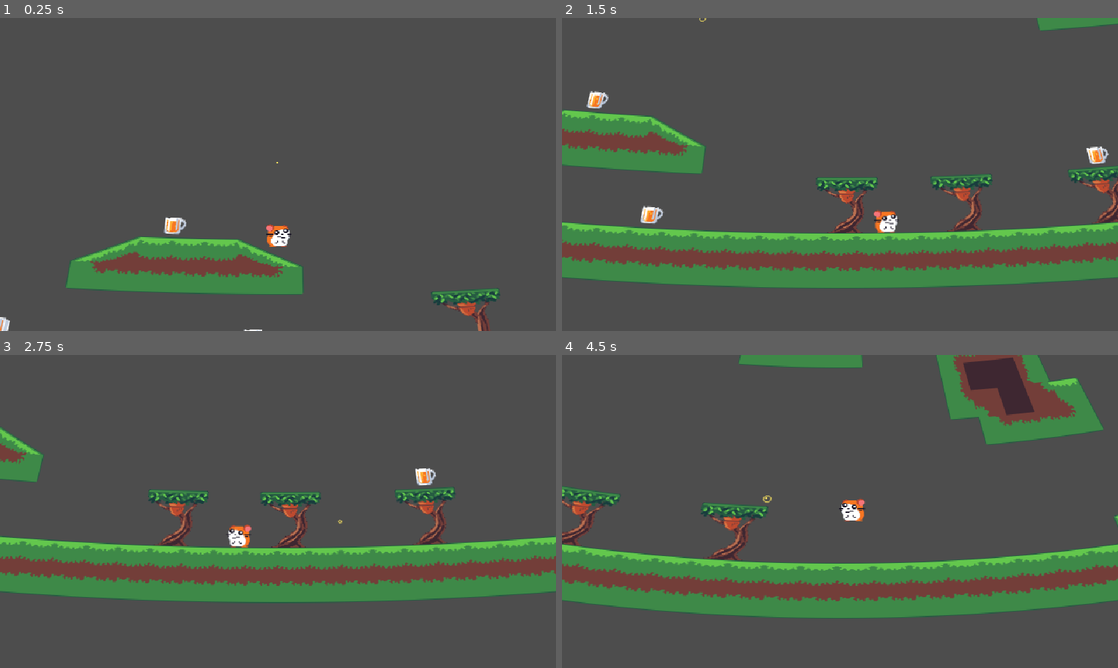
Above: before the commit, frames 1-4 (two rows, left to right).
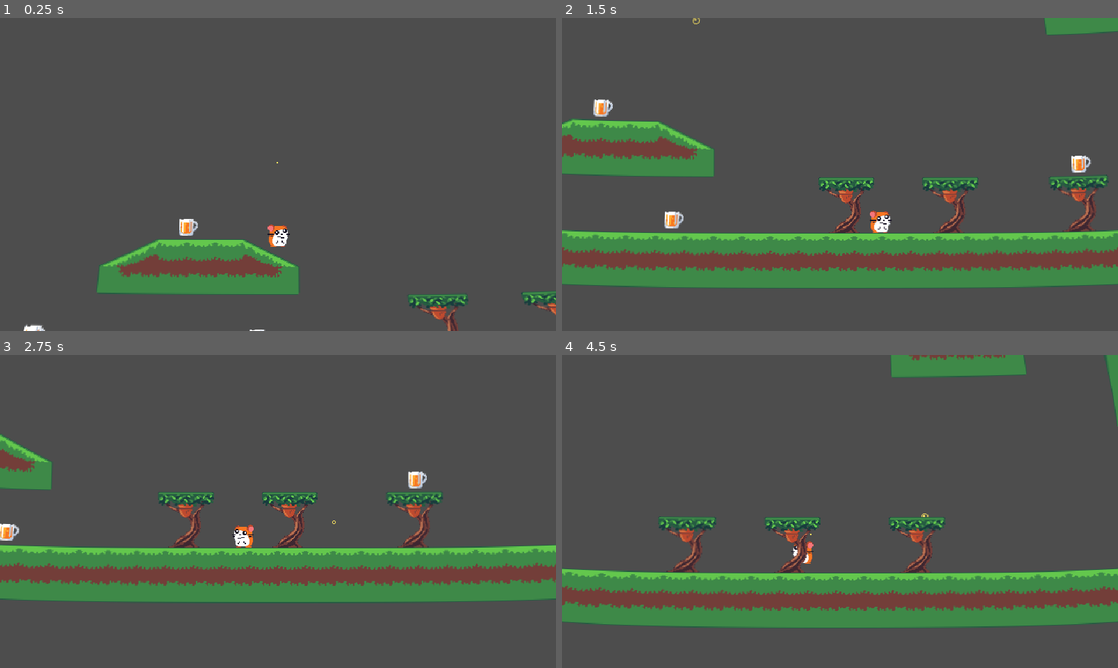
Above: after the commit, the same moments.

Repository: Codex112008/GMTK-2025-Game-Jam
Game: Godot game, scene res://Scenes/Game.tscn
Same seed, same stepped clock (60 frames per second), same inputs: the game is played once before the commit and once after it.
Inputs:
- Up to frame 1 (0.25 s): no input
- Up to frame 2 (1.5 s): hold D (right) from 0.53 s (still down); tap Space (jump) at 0.6, 0.77, 1.07, 1.35 s
- Up to frame 3 (2.75 s): tap Space (jump) at 1.52, 1.82, 2.1 s; release D (right) at 2.03 s; hold A (left) from 2.03 s (still down)
- Up to frame 4 (4.5 s): release A (left) at 2.78 s; hold D (right) 2.78-4.28 s; tap Space (jump) at 2.85, 3.02, 3.32, 3.6, 3.77, 4.07, 4.35 s; hold A (left) from 4.28 s (still down)

The runs differ from the first frame. In frame 1, 4.2% of the frame differs, in the area x 0-100%, y 46-100%; in frame 2, 12%; in frame 3, 10%; in frame 4, 31%, in the area x 0-100%, y 0-88%.

Commit message:
Fixed shaders

Diff:
--- a/PlanetCurve.gdshader
+++ b/PlanetCurve.gdshader
@@ -1,17 +1,32 @@
 shader_type canvas_item;
 
 uniform sampler2D screen_texture : hint_screen_texture, filter_nearest;
-uniform float radius = 3.0;
+uniform float radius = 0.2; // Adjust as needed (smaller values = smaller planet)
+uniform float distortion_strength = 0.5; // Controls overall intensity
 
 void fragment() {
-	vec2 uv = SCREEN_UV;
-	uv.y = 1.0 - uv.y; // seems like the origin changed in Godot 4.
-	vec2 surface = vec2(0.5, 0.8);
-	vec2 center = surface + vec2(0, radius);
-	float base = length(uv - center);
-	float height = base - radius;
-	float xdiff = (uv.x - surface.x) / base * height;
-	uv = clamp(vec2 (uv.x - xdiff, surface.y - height), vec2(0.0, 0.0), vec2(1.0, 1.0));
-	uv.y = 1.0 - uv.y; // flip back after all calculations
-	COLOR.rgb = textureLod(screen_texture, uv, 0.0).rgb;
+    vec2 uv = SCREEN_UV;
+    uv.y = 1.0 - uv.y; // Flip for Godot 4 coordinate system
+
+    vec2 screen_center = vec2(0.5, 0.5);
+    vec2 planet_center = vec2(0.5, 0.8 + radius); // Planet sphere center
+
+    // Calculate distance from screen center (for masking)
+    float screen_dist = distance(uv, screen_center);
+    float mask = pow(screen_dist, 2.0); // Quadratic falloff for smoother effect
+
+    // Calculate planet distortion as before
+    float base = distance(uv, planet_center);
+    float height = base - radius;
+    vec2 distorted_uv = uv;
+    if (base > 0.001) { // Avoid division by zero
+        float xdiff = (uv.x - 0.5) / base * height;
+        distorted_uv = clamp(vec2(uv.x - xdiff, 0.8 - height), vec2(0.0), vec2(1.0));
+    }
+
+    // Blend between original and distorted UVs using radial mask
+    vec2 final_uv = mix(uv, distorted_uv, mask * distortion_strength);
+    final_uv.y = 1.0 - final_uv.y; // Flip back before sampling
+
+    COLOR.rgb = textureLod(screen_texture, final_uv, 0.0).rgb;
 }
--- a/Scenes/Beer.tscn
+++ b/Scenes/Beer.tscn
@@ -31,7 +31,6 @@
 collision_layer = 255
 collision_mask = 255
 script = ExtResource("1_d2pg4")
-beer_strength = 1.5
 camera_offset_amount = 3.0
 
 [node name="AnimatedSprite2D" type="AnimatedSprite2D" parent="."]
--- a/Scenes/Game.tscn
+++ b/Scenes/Game.tscn
@@ -10,6 +10,7 @@
 resource_local_to_scene = true
 shader = ExtResource("1_iukft")
 shader_parameter/radius = 3.0
+shader_parameter/distortion_strength = 1.0
 
 [node name="game" type="Node2D"]
 
--- a/Scripts/Beer.gd
+++ b/Scripts/Beer.gd
@@ -7,6 +7,7 @@
 	var player : PlayerController = body as PlayerController
 	if player != null:
 		player.beer_collected += 1
-		player.curve_shader_radius -= beer_strength
+		player.curve_shader_strength += beer_strength
 		player.camera.offset += Vector2.UP * camera_offset_amount
+		player.start_rewind()
 		queue_free()
--- a/Scripts/PlayerController.gd
+++ b/Scripts/PlayerController.gd
@@ -12,7 +12,7 @@
 @export var nutted_trees : Array[TreeNode] = []
 
 @export var curve_speed : float = 5.0
-var curve_shader_radius : float
+var curve_shader_strength : float
 
 @export var beer_needed : int = 6
 var beer_collected : int = 0
@@ -33,14 +33,14 @@
 @export var instantiated_nodes : Node2D
 
 func _ready():
-	curve_shader_radius = (curve_effect_rect.material as ShaderMaterial).get_shader_parameter("radius")
+	curve_shader_strength = (curve_effect_rect.material as ShaderMaterial).get_shader_parameter("distortion_strength")
 
 	time_rewinder.done_rewinding.connect(enable_inputs)
 
 func _process(delta : float) -> void:
 	var shader_material : ShaderMaterial = curve_effect_rect.material as ShaderMaterial
 	if shader_material != null:
-		shader_material.set_shader_parameter("radius", max(0, lerpf(shader_material.get_shader_parameter("radius"), curve_shader_radius, curve_speed * delta)))
+		shader_material.set_shader_parameter("distortion_strength", max(0, lerpf(shader_material.get_shader_parameter("distortion_strength"), curve_shader_strength, curve_speed * delta)))
 
 	if beer_collected >= 6:
 		pass_out()
@@ -89,7 +89,7 @@
 		jump()
 		remove_oldest_nut()
 
-		# throw nut downward for visual feedback
+		# Throw nut downward for visual feedback
 		var new_nut : Node2D = thrown_nut.instantiate()
 		new_nut.global_position = global_position
 		instantiated_nodes.add_child(new_nut)
